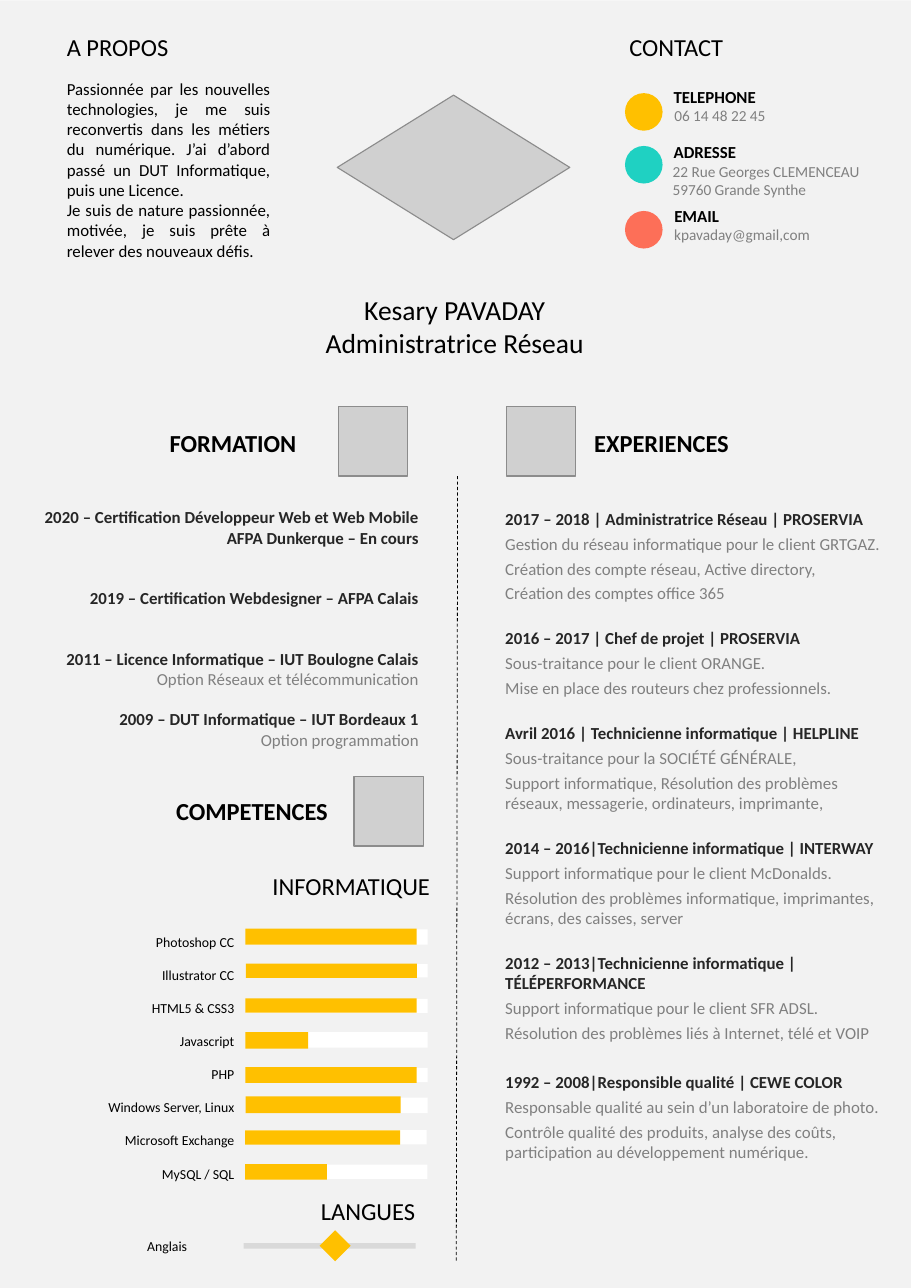
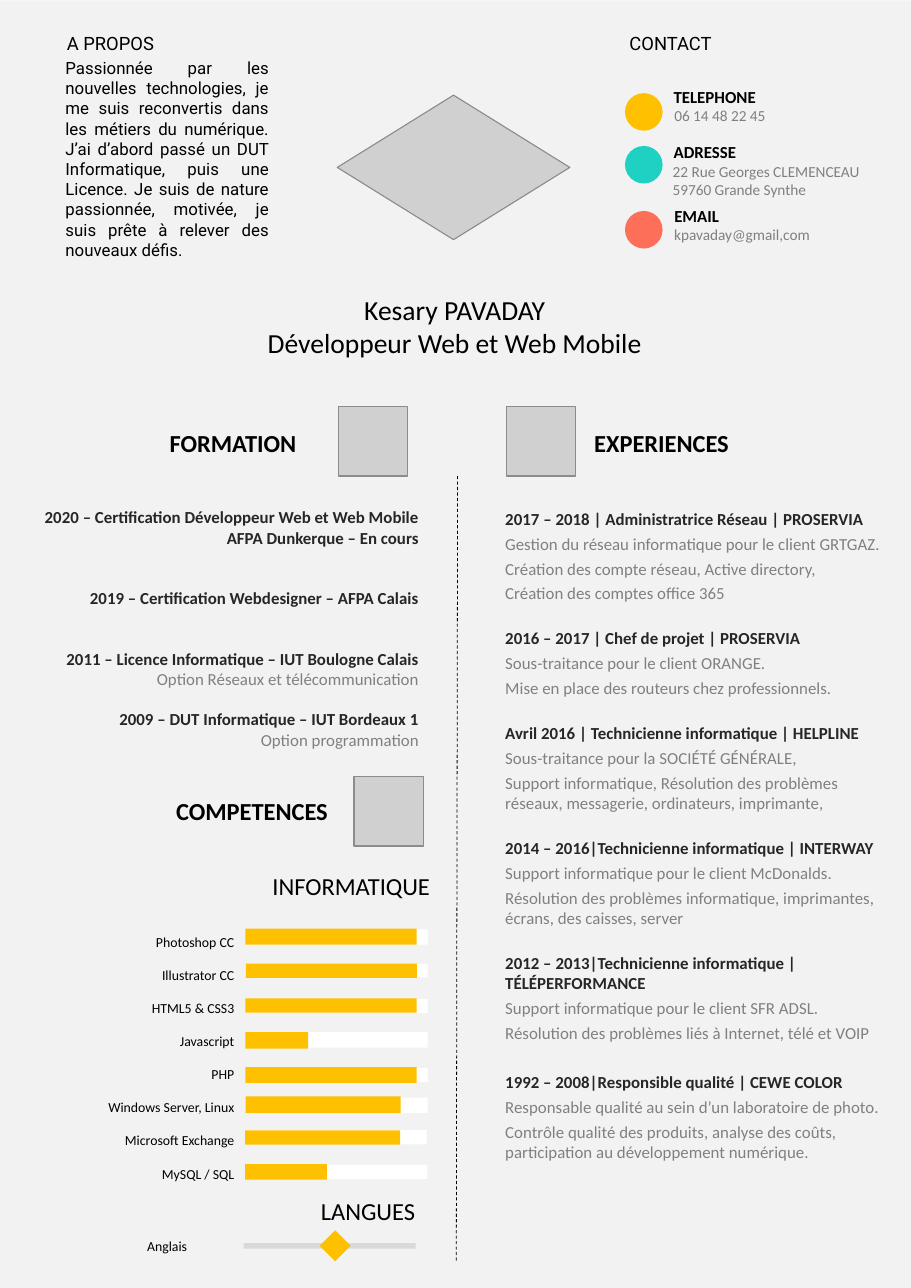
Before and after one commit to kpavaday/Kesary_DWWM, a slide deck: slide 1 of CV/CV-KP.pptx. Drawn at 911x1288 pixels with LibreOffice and Linux fonts; fonts in the diff are those of the drawing; grey boxes stand for pictures; background and template pictures are left out. Boxes give left, top, right and bottom in pixels: in the first picture for what was removed or moved away, otherwise in the second. Text is boxed around its words. In the diff, an @@ line names an element or a change of style, - is before the commit and + after.

```diff
--- a/CV/CV-KP.pptx
+++ b/CV/CV-KP.pptx
@@ text "A PROPOS" at (67, 36, 154, 50): size 16 to 12 pt, font Calibri to Roboto @@
@@ text "CONTACT" at (629, 36, 711, 50): size 16 to 12 pt, font Calibri to Roboto @@
@@ text at (65, 61, 269, 256): text changed; font Calibri to Roboto @@
-Passionnée par les nouvelles technologies, je me suis reconvertis dans les métiers du numérique. J’ai d’abord passé un DUT Informatique, puis une Licence.
-Je suis de nature passionnée, motivée, je suis prête à relever des nouveaux défis.
+Passionnée par les nouvelles technologies, je me suis reconvertis dans les métiers du numérique. J’ai d’abord passé un DUT Informatique, puis une Licence. Je suis de nature passionnée, motivée, je suis prête à relever des nouveaux défis.
@@ text at (268, 334, 641, 358): text changed @@
-Administratrice Réseau
+Développeur Web et Web Mobile
```
Also in this commit, not shown: 25 other files.
